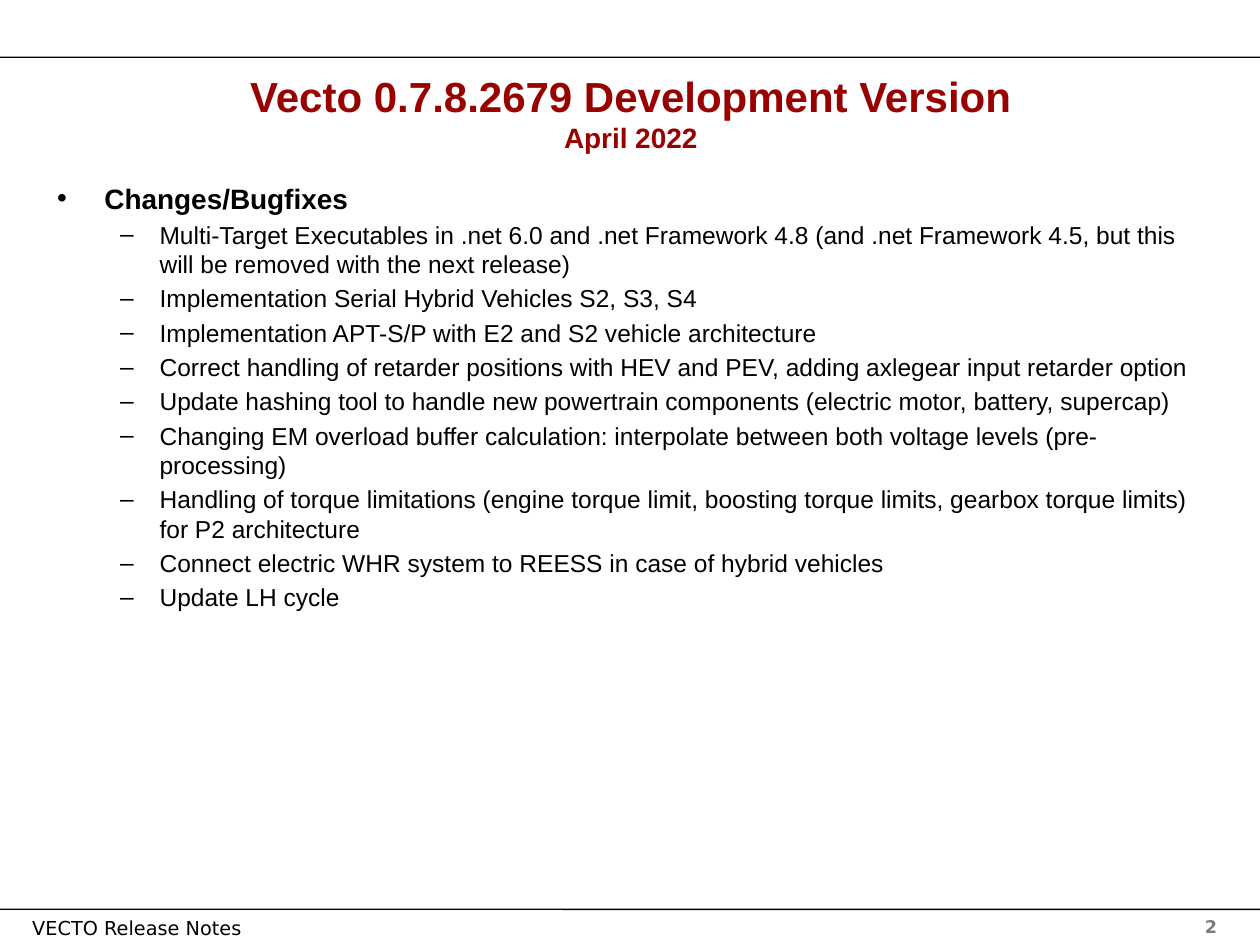
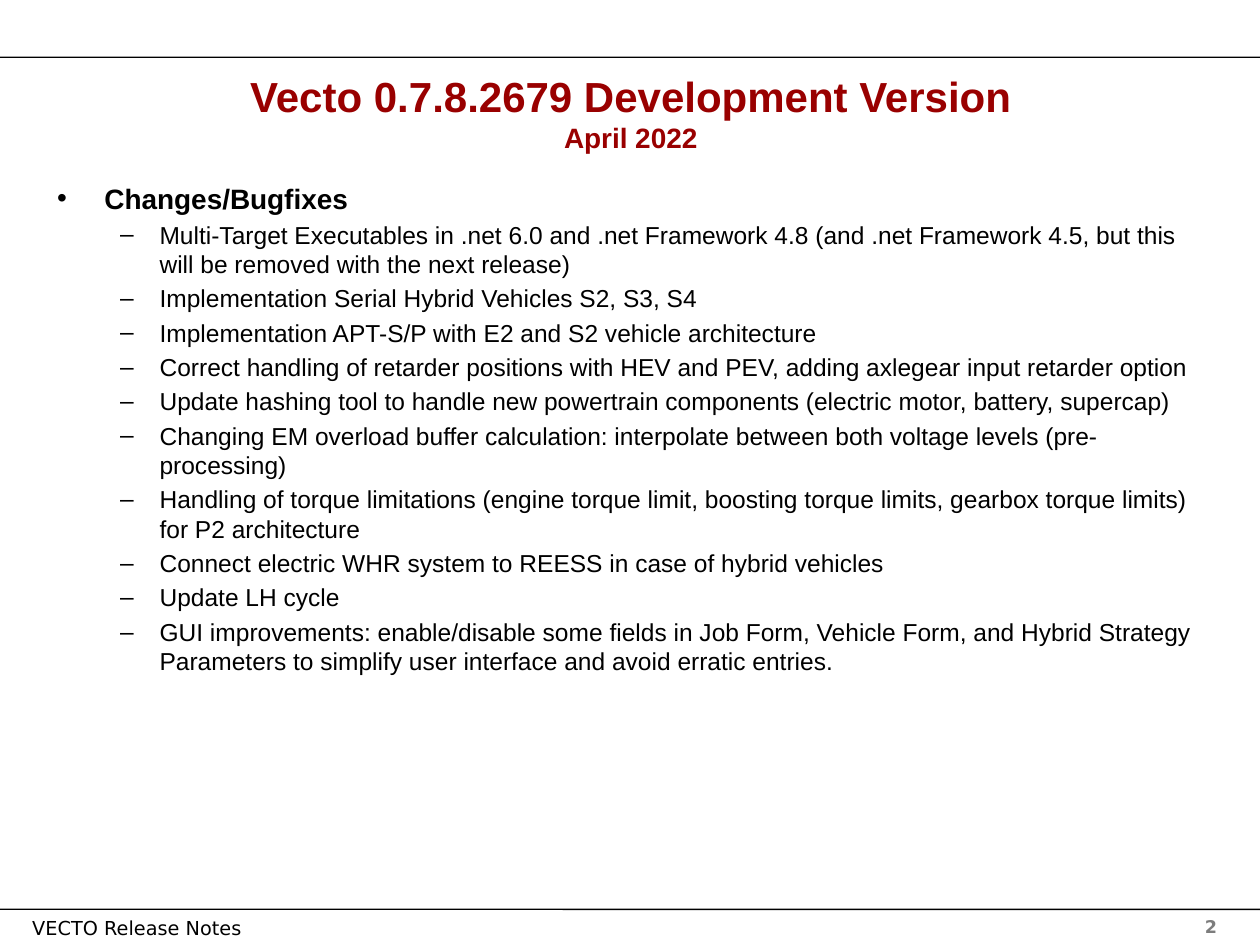
Before and after one commit to tanawadeatharva/BharatVECTO, a slide deck: slide 2 of Documentation/User Manual Source/Release Notes Vecto3.x.pptx. Drawn at 1260x945 pixels with LibreOffice and Linux fonts; fonts in the diff are those of the drawing; background and template pictures are left out. Boxes give left, top, right and bottom in pixels: in the first picture for what was removed or moved away, otherwise in the second. Text is boxed around its words. In the diff, an @@ line names an element or a change of style, - is before the commit and + after.

```diff
--- a/Documentation/User Manual Source/Release Notes Vecto3.x.pptx
+++ b/Documentation/User Manual Source/Release Notes Vecto3.x.pptx
@@ text at (x1=160, y1=623, x2=1190, y2=675): paragraph added @@
+  – GUI improvements: enable/disable some fields in Job Form, Vehicle Form, and Hybrid Strategy Parameters to simplify user interface and avoid erratic entries.
```
